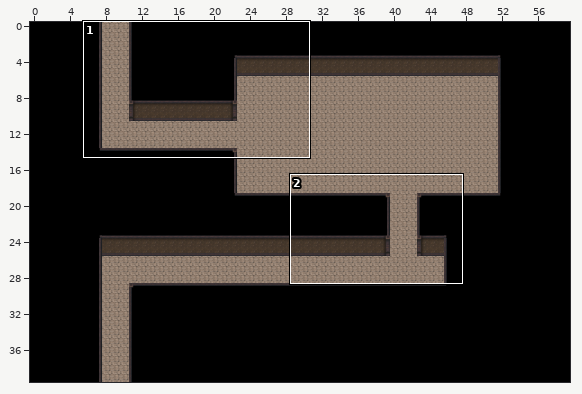
Level history. Tiled map (JSON): public/map/underpass5.json. The first picture is a wide view before the edit; the outline marks the close-up.
Close-up. First the earlier version:
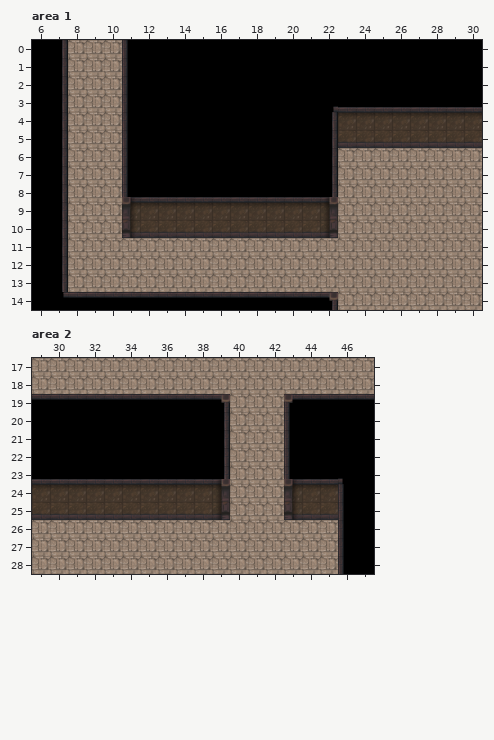
Cells are 32x32 px. Shown: area 1 x 6..30, y 0..14; area 2 x 29..47, y 17..28. The commit also changed other parts of the map, which this record leaves out.
And afterwards:
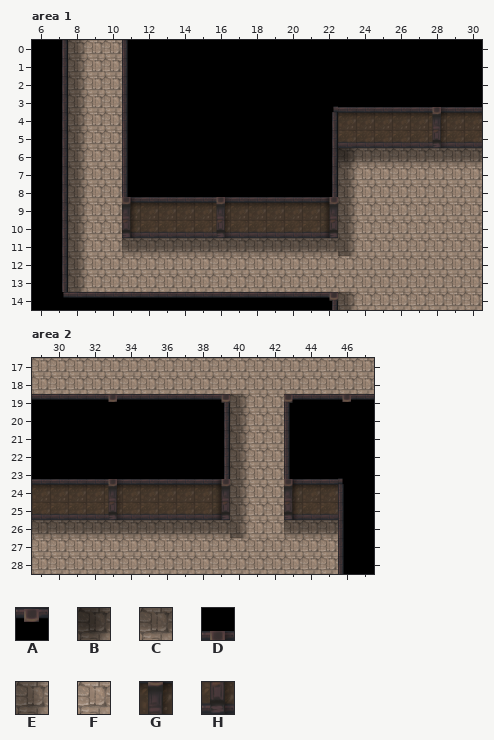
Key: from "underpass": A 2, B 25, C 26, D 32, E 35, F 36, G 42, H 52.
_ is an empty cell.
Tiles of an added or newly shown layer are drawn over the layers below it.
Edits made:
{"where": "layer \"layer1\", area 1"}
{"y":0,"x":8,"old":"F","new":"E"}
{"y":1,"x":8,"old":"F","new":"E"}
{"y":2,"x":8,"old":"F","new":"E"}
{"y":3,"x":8,"old":"F","new":"E"}
{"y":4,"x":8,"old":"F","new":"E"}
{"y":5,"x":8,"old":"F","new":"E"}
{"y":6,"x":8,"old":"F","new":"E"}
{"y":6,"x":23,"old":"FFFFFFFF","new":"BCCCCCCC"}
{"y":7,"x":8,"old":"F","new":"E"}
{"y":7,"x":23,"old":"F","new":"E"}
{"y":8,"x":8,"old":"F","new":"E"}
{"y":8,"x":23,"old":"F","new":"E"}
{"y":9,"x":8,"old":"F","new":"E"}
{"y":9,"x":23,"old":"F","new":"E"}
{"y":10,"x":8,"old":"F","new":"E"}
{"y":10,"x":23,"old":"F","new":"E"}
{"y":11,"x":8,"old":"F","new":"E"}
{"y":11,"x":11,"old":"FFFFFFFFFFFFF","new":"CCCCCCCCCCCCE"}
{"y":12,"x":8,"old":"F","new":"E"}
{"y":13,"x":8,"old":"F","new":"E"}
{"y":14,"x":23,"old":"F","new":"E"}
{"where": "layer \"layer4\" (added), area 1"}
{"y":3,"x":28,"old":"_","new":"D"}
{"y":4,"x":28,"old":"_","new":"G"}
{"y":5,"x":28,"old":"_","new":"H"}
{"y":8,"x":16,"old":"_","new":"D"}
{"y":9,"x":16,"old":"_","new":"G"}
{"y":10,"x":16,"old":"_","new":"H"}
{"where": "layer \"layer1\", area 2"}
{"y":19,"x":40,"old":"F","new":"E"}
{"y":20,"x":40,"old":"F","new":"E"}
{"y":21,"x":40,"old":"F","new":"E"}
{"y":22,"x":40,"old":"F","new":"E"}
{"y":23,"x":40,"old":"F","new":"E"}
{"y":24,"x":40,"old":"F","new":"E"}
{"y":25,"x":40,"old":"F","new":"E"}
{"y":26,"x":29,"old":"FFFFFFFFFFFF","new":"CCCCCCCCCCCE"}
{"y":26,"x":43,"old":"FFF","new":"CCC"}
{"where": "layer \"layer4\" (added), area 2"}
{"y":19,"x":33,"old":"_","new":"A"}
{"y":19,"x":46,"old":"_","new":"A"}
{"y":23,"x":33,"old":"_","new":"D"}
{"y":24,"x":33,"old":"_","new":"G"}
{"y":25,"x":33,"old":"_","new":"H"}
{"label":"changed","picture_box":[68,40,86,292]}
{"label":"changed","picture_box":[122,107,482,256]}
{"label":"changed","picture_box":[338,292,356,310]}
{"label":"changed","picture_box":[32,394,248,538]}
{"label":"added","picture_box":[342,394,351,402]}
{"label":"changed","picture_box":[284,520,338,538]}
